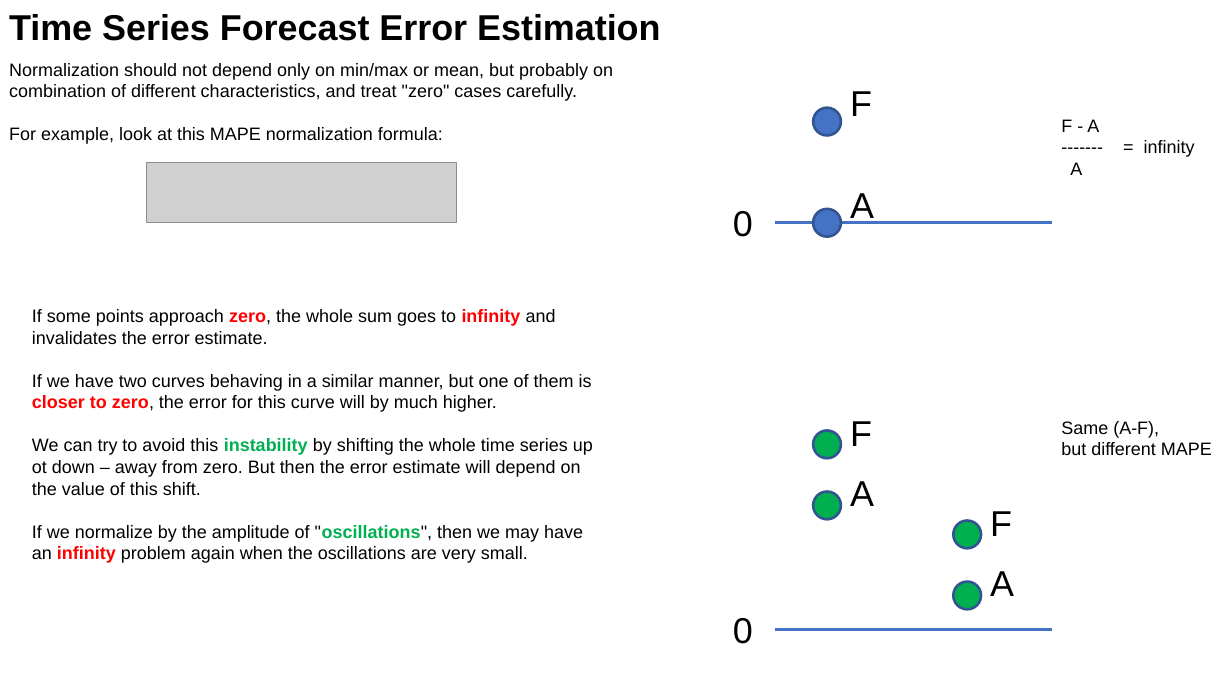
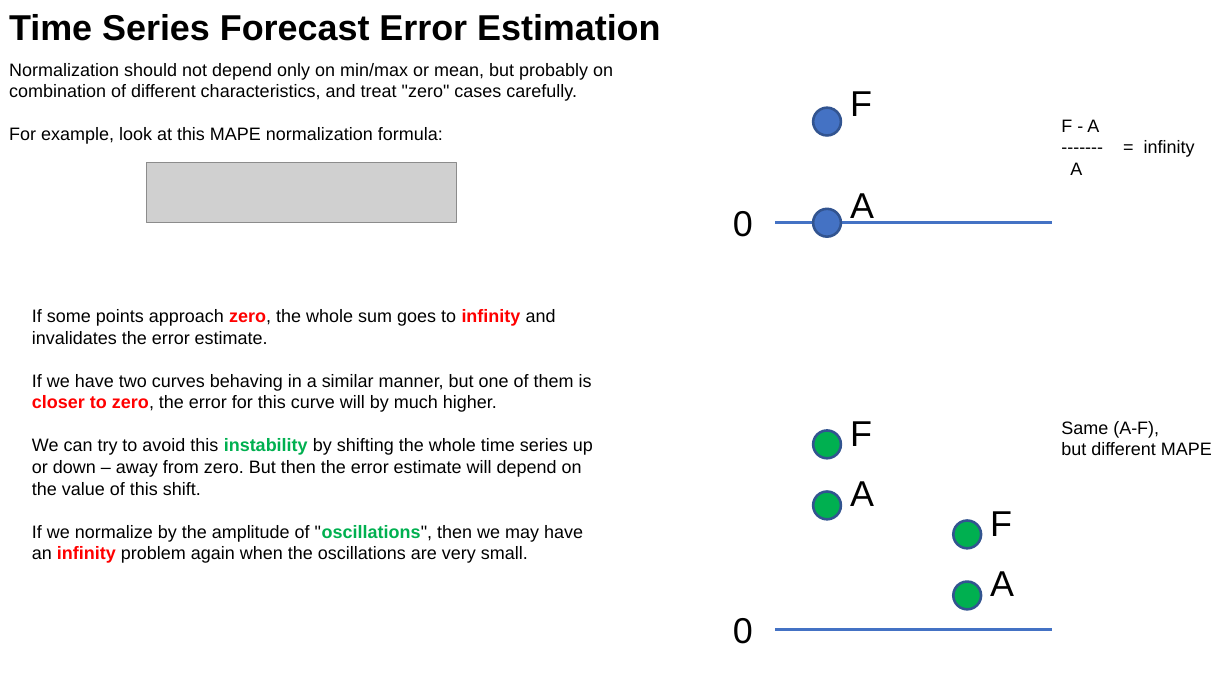
Before and after one commit to lselector/ml_ai_doc, a slide deck: slide 2 of ML_Time_Series_Forecasting_Error.pptx. Drawn at 1232x693 pixels with LibreOffice and Linux fonts; fonts in the diff are those of the drawing; grey boxes stand for pictures. Boxes give left, top, right and bottom in pixels: in the first picture for what was removed or moved away, otherwise in the second. Text is boxed around its words. In the diff, an @@ line names an element or a change of style, - is before the commit and + after.

```diff
--- a/ML_Time_Series_Forecasting_Error.pptx
+++ b/ML_Time_Series_Forecasting_Error.pptx
@@ text at (32, 438, 593, 495): text changed @@
-We can try to avoid this instability by shifting the whole time series up ot down – away from zero. But then the error estimate will depend on the value of this shift.
+We can try to avoid this instability by shifting the whole time series up or down – away from zero. But then the error estimate will depend on the value of this shift.
```
Also in this commit, not shown: 1 other file.
